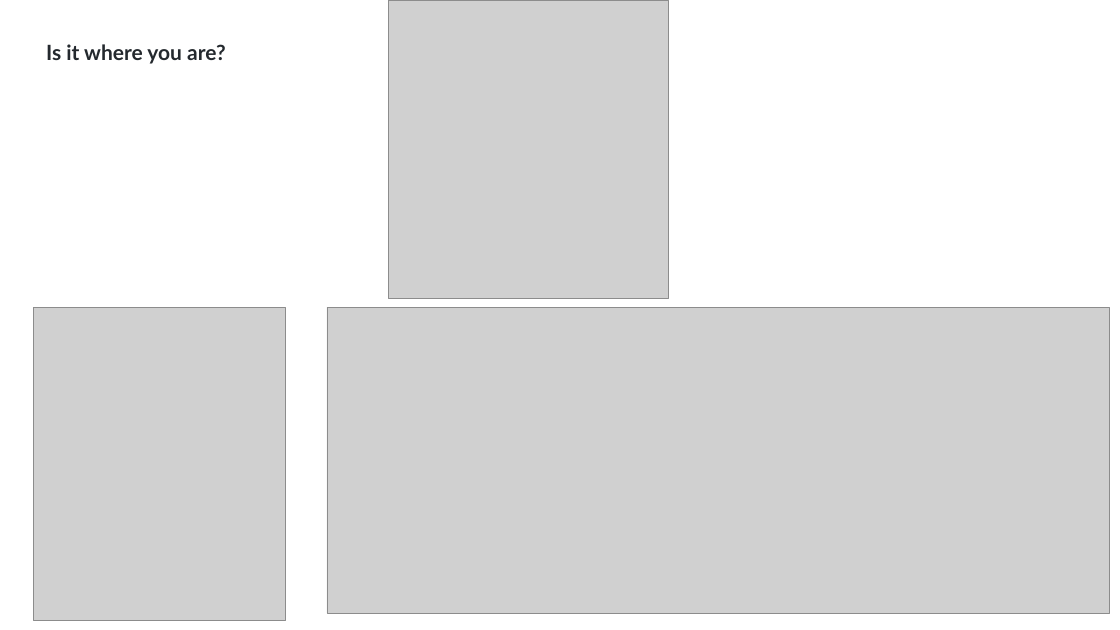
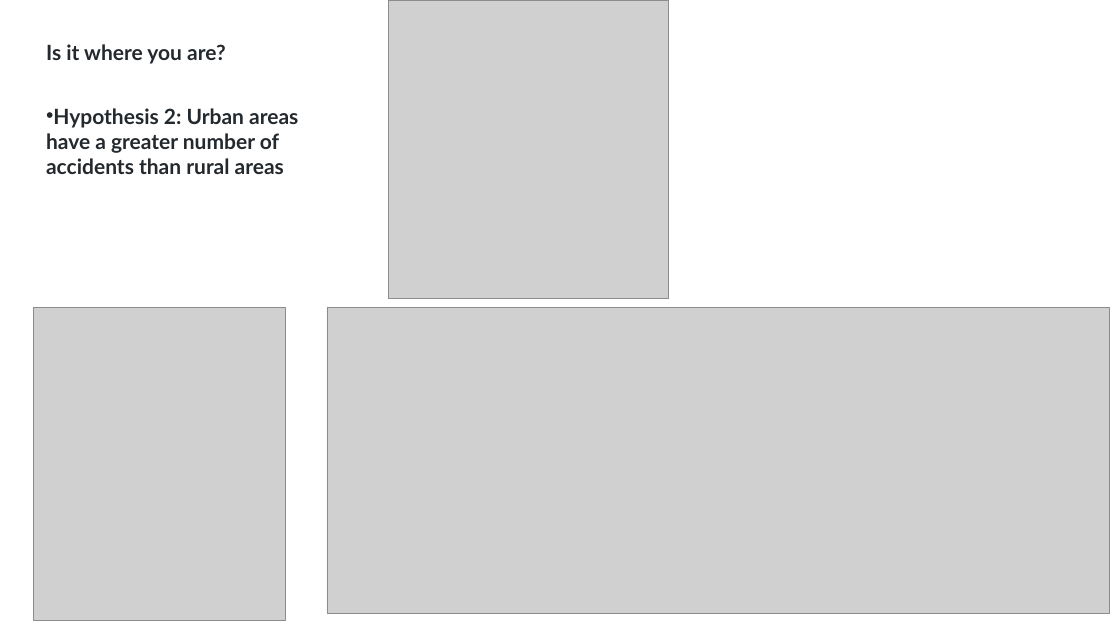
Before and after one commit to Garywtne/Team_Project_One, a slide deck: slide 3 of Tidy_up/03_Presentation.pptx. Drawn at 1120x630 pixels with LibreOffice and Linux fonts; fonts in the diff are those of the drawing; grey boxes stand for pictures. Boxes give left, top, right and bottom in pixels: in the first picture for what was removed or moved away, otherwise in the second. Text is boxed around its words. In the diff, an @@ line names an element or a change of style, - is before the commit and + after.

Commit message:
update presenation to include Hypothesis and create pdf

```diff
--- a/Tidy_up/03_Presentation.pptx
+++ b/Tidy_up/03_Presentation.pptx
@@ text added at (x1=46, y1=108, x2=298, y2=174), 18 pt, text #24292E, bold @@
+• Hypothesis 2: Urban areas have a greater number of accidents than rural areas
```
Also in this commit, not shown: 5 other slides changed, 1 other file.
